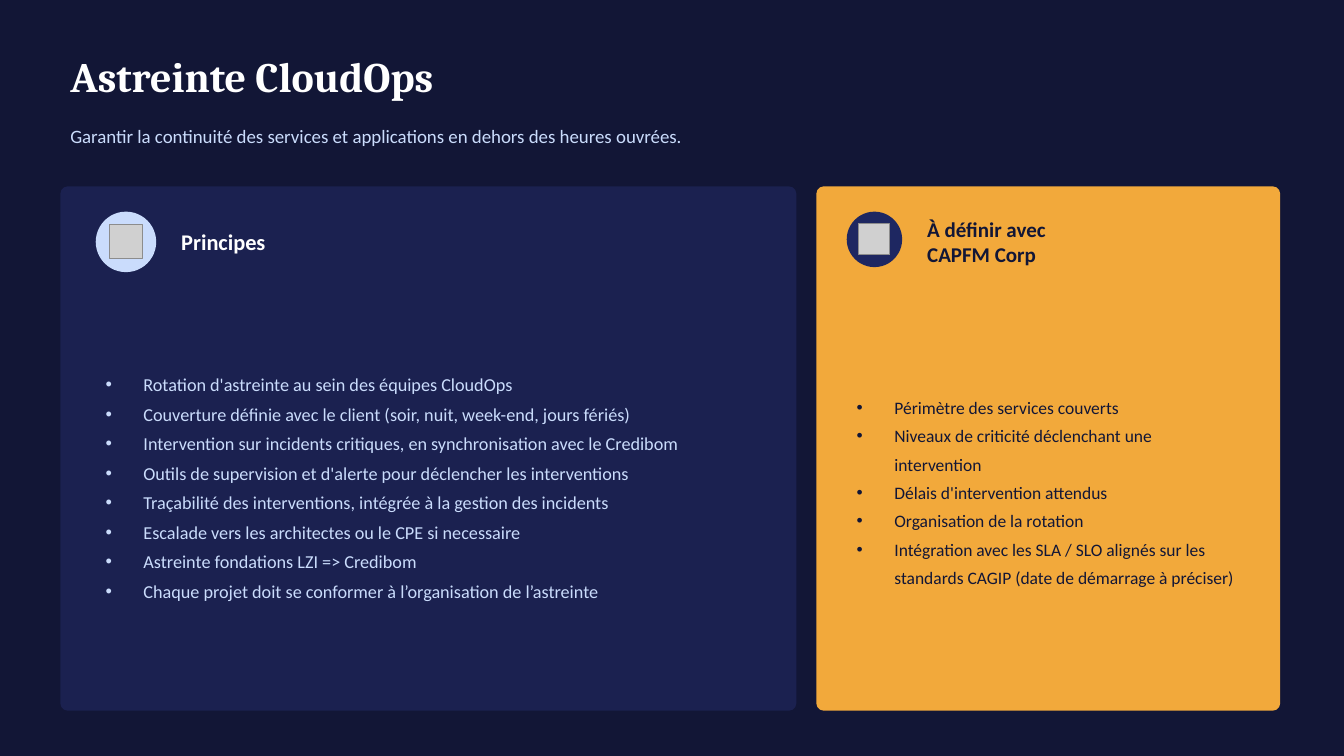
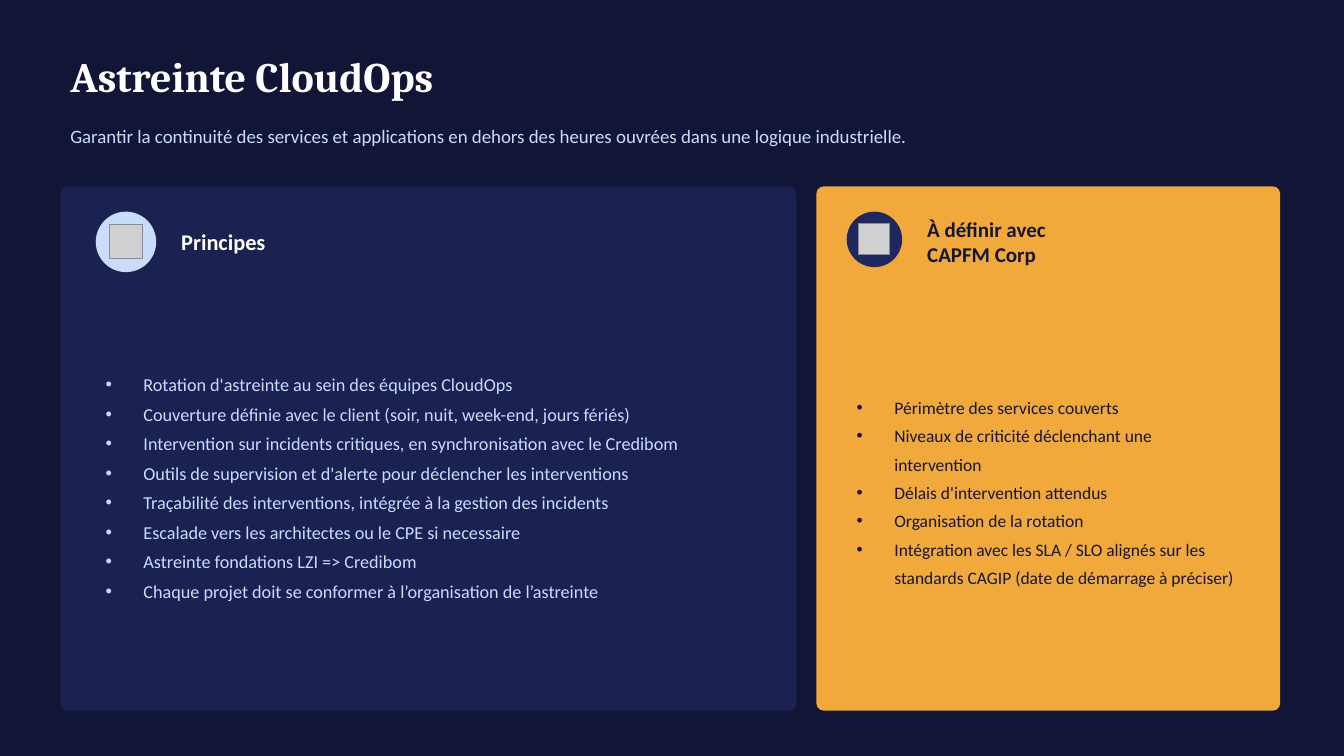
Before and after one commit to malphodo/newsfs, a slide deck: slide 8 of Modele_Operationnel_LZI.pptx. Drawn at 1344x756 pixels with LibreOffice and Linux fonts; fonts in the diff are those of the drawing; grey boxes stand for pictures. Boxes give left, top, right and bottom in pixels: in the first picture for what was removed or moved away, otherwise in the second. Text is boxed around its words. In the diff, an @@ line names an element or a change of style, - is before the commit and + after.

```diff
--- a/Modele_Operationnel_LZI.pptx
+++ b/Modele_Operationnel_LZI.pptx
@@ text at (x1=70, y1=130, x2=906, y2=147): text changed @@
-Garantir la continuité des services et applications en dehors des heures ouvrées.
+Garantir la continuité des services et applications en dehors des heures ouvrées dans une logique industrielle.
```
Also in this commit, not shown: 8 other slides changed, 5 slides added.
